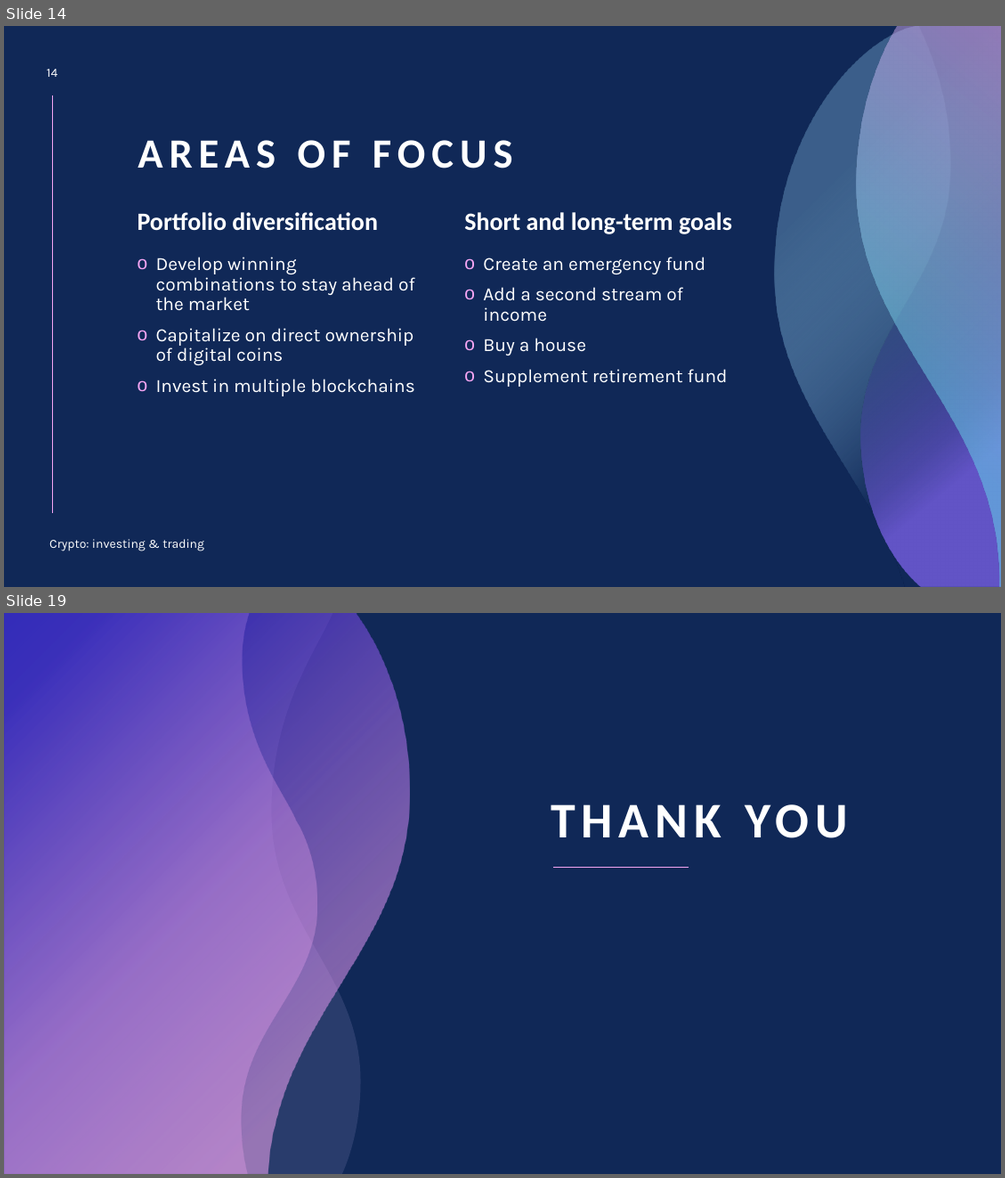
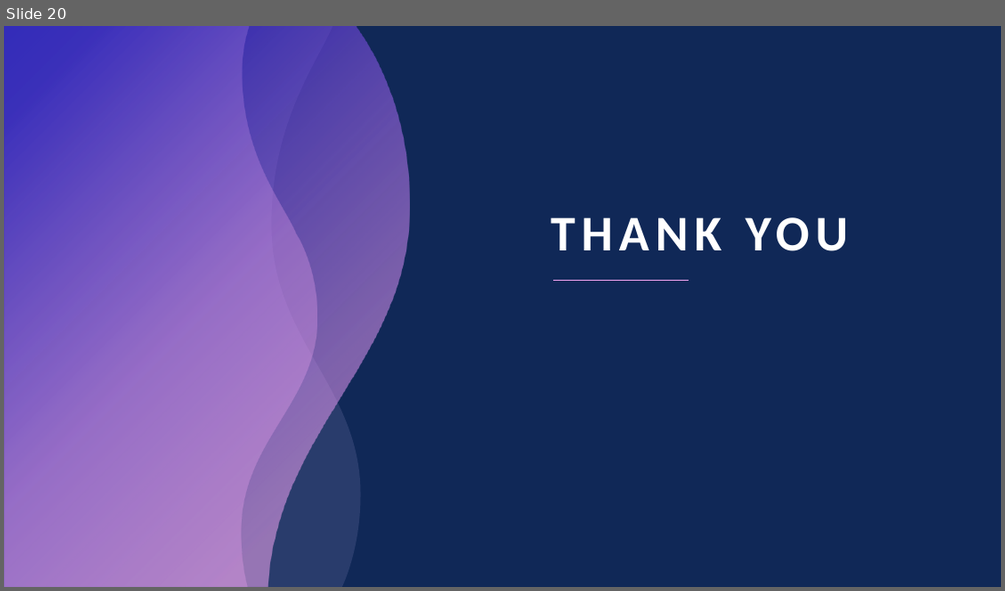
Before and after one commit to liuYousefKahwaji/CSCI441Project, a slide deck: CSCI441 Project Presentation.pptx. Shown one above the other, each under a label of ours: slides 14 and 19 before the commit, slide 20 after it; the slides between them are not shown. The pictures are 1005x1178 and 1005x591 pixels, drawn with LibreOffice and Linux fonts; fonts in the diff are those of the drawing. Boxes give left, top, right and bottom in pixels: in the first picture for what was removed or moved away, otherwise in the second. Text is boxed around its words. In the diff, an @@ line names an element or a change of style, - is before the commit and + after.

```diff
--- a/CSCI441 Project Presentation.pptx
+++ b/CSCI441 Project Presentation.pptx
@@ slide 14 removed at box(4, 26, 1001, 587), background #102857 @@
@@ freeform shape removed at box(775, 26, 1001, 587) @@
@@ freeform shape removed at box(856, 26, 1001, 587) @@
@@ freeform shape removed at box(861, 26, 1001, 587) @@
@@ page number removed at box(47, 69, 57, 77) @@
-14
@@ line removed from (53, 95) to (53, 514) @@
@@ title removed at box(138, 140, 513, 168) @@
-AREAS OF FOCUS
@@ text removed at box(138, 212, 378, 231) @@
-Portfolio diversification
@@ text removed at box(464, 212, 732, 234) @@
-Short and long-term goals
@@ text removed at box(156, 257, 415, 396) @@
-o Develop winning combinations to stay ahead of the market
-o Capitalize on direct ownership of digital coins
-o Invest in multiple blockchains
@@ text removed at box(483, 257, 728, 386) @@
-o Create an emergency fund
-o Add a second stream of income
-o Buy a house
-o Supplement retirement fund
@@ text removed at box(49, 539, 204, 551) @@
-Crypto: investing & trading
@@ what was slide 19 is now slide 20 @@
```
Also in this commit, not shown: 2 slides changed, 7 slides added, 5 other slides removed.
